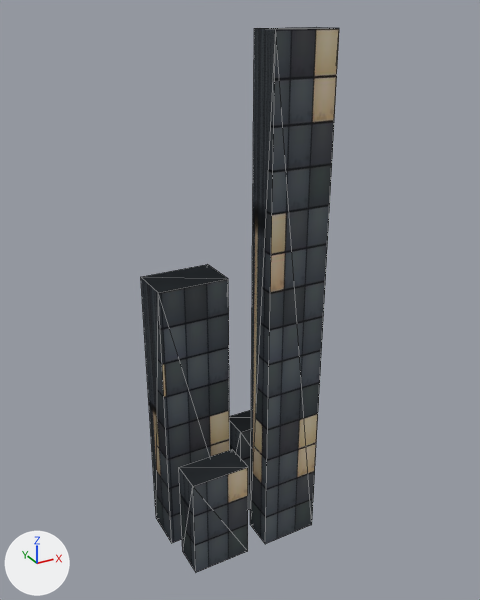
Two versions of the glTF model assets/models/city_block_12345_6_20.glb, one commit apart.
The view is the same before and after, from a camera (50 mm lens) standing at (-7.6, -14.03, 14.41) and looking at (0.17, 0.11, 7.34). Lighting does not change. The marker at lower left points along +X, +Y and +Z. The picture after the commit comes second. Mesh edges are drawn as thin lines. Vertices at exactly the same position are counted once.

The first picture shows 'block_20'.
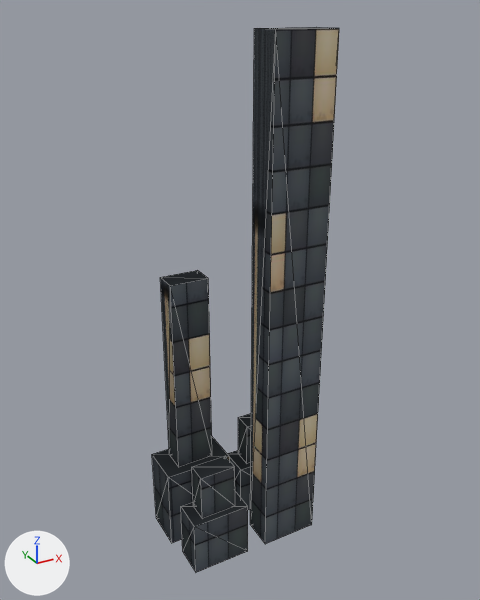
Changed parts and their boxes (x1, y1, x2, y2) in the pictures (480 x 600 px; the box of a moved part takes in the faces that stretch with it):
'block_20', reshaped
    before: (141, 27, 339, 572)
    after: (152, 27, 339, 572)
part 1 of me_block_20, added
    after: (160, 270, 212, 467)
part 2 of me_block_20, added
    after: (192, 456, 235, 518)
part 3 of me_block_20, added
    after: (238, 413, 251, 463)
part 4 of me_block_20, moved or reshaped
    before: (141, 264, 251, 543)
    after: (152, 437, 251, 543)

The change in detail:
me_block_20 is used by ob_block_20; location (0.0, 0.0, 0.0).
me_block_20 had 32 vertices, 48 faces and spanned x -2.1..1.95, y -1.2..1.35, z 0.0..14.0.
me_block_20 now has 56 vertices, 84 faces and spans x -2.1..1.95, y -1.2..1.35, z 0.0..14.0.
me_block_20 part 1: a new loose piece, a box spanning x -1.66..-0.59, y 0.42..1.08, z 2.4..8.0, in mat_tier3 (picture img_image_0).
me_block_20 part 2: a new loose piece, a box spanning x -1.64..-0.61, y -1.03..-0.47, z 1.65..3.0, in mat_tier3_001 (picture img_image_0).
me_block_20 part 3: a new loose piece, a box spanning x 0.61..1.64, y 0.47..1.03, z 1.65..3.0, in mat_tier3_002 (picture img_image_0).
Part 4, on me_block_20:
4 vertices are removed from x -2.1..-0.15, y 0.15..1.35, z 8.0.
10 faces are deleted.
8 vertices in x -1.95..1.95, y -1.2..1.2, z 3.0 move by (0.0, 0.0, -1.35).
4 vertices are added at (-2.1, 1.35, 2.4), (-2.1, 0.15, 2.4), (-0.15, 0.15, 2.4), (-0.15, 1.35, 2.4).
10 new faces join them, mat_tier3 (picture img_image_0).
